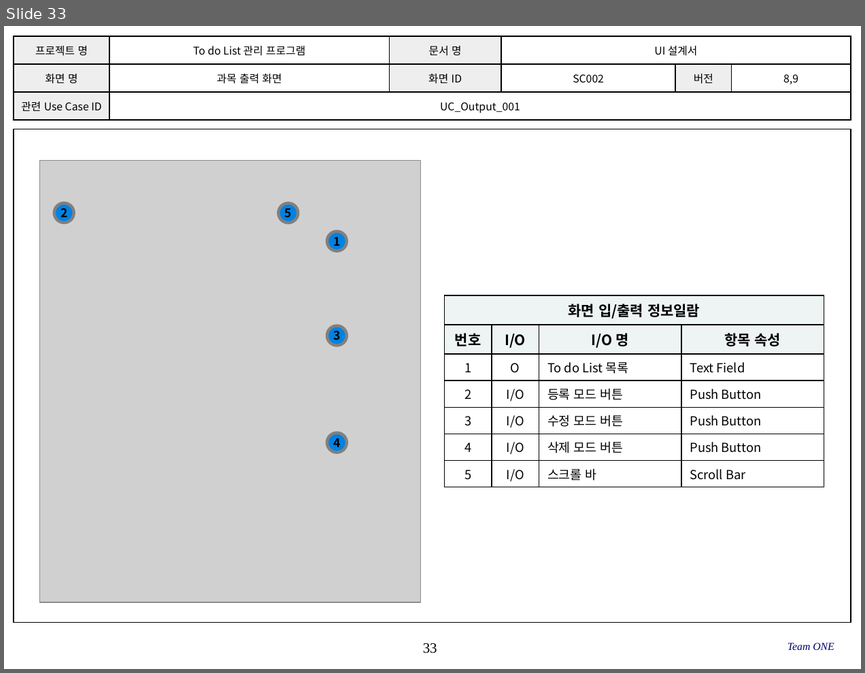
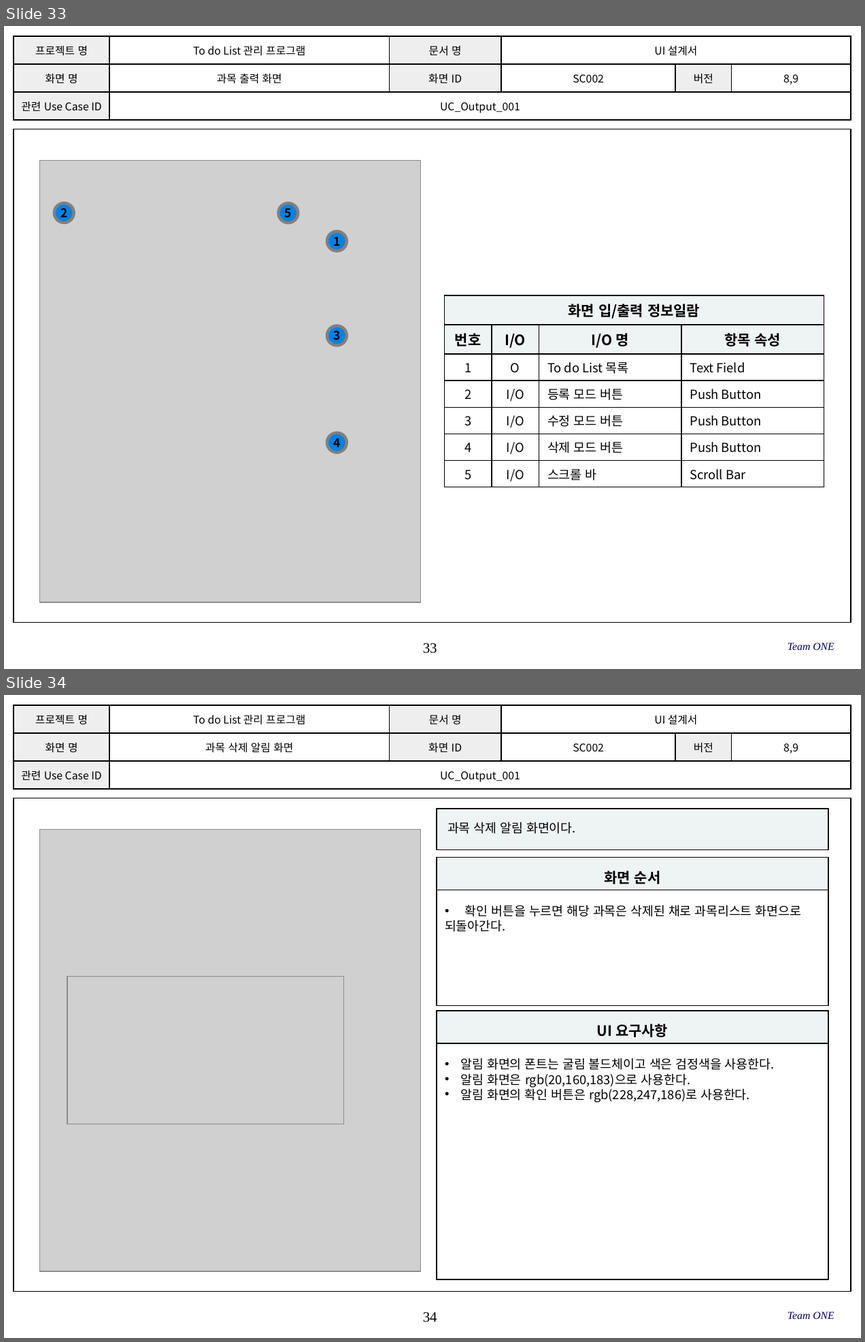
Before and after one commit to SMU-SE-Admin/18-1_1_ONE_Doc, a slide deck: 03 설계/UI 설계서_[1조]_[ONE].pptx. Shown one above the other, each under a label of ours: slide 33 before the commit, slides 33 and 34 after it. The pictures are 865x673 and 865x1342 pixels, drawn with LibreOffice and Linux fonts; fonts in the diff are those of the drawing; grey boxes stand for pictures; background and template pictures are left out. Boxes give left, top, right and bottom in pixels: in the first picture for what was removed or moved away, otherwise in the second. Text is boxed around its words. In the diff, an @@ line names an element or a change of style, - is before the commit and + after.

Commit message:
#1126 UI 설계서 작성
UI 설계서 최종본

```diff
--- a/03 설계/UI 설계서_[1조]_[ONE].pptx
+++ b/03 설계/UI 설계서_[1조]_[ONE].pptx
@@ slide 34 added at [4,695,861,1338], background #FFFFFF; not listed: 2 template elements that a slide beside it also shows @@
@@ table added at [14,705,850,790], 3 rows, 6 columns @@
+프로젝트 명 | To do List 관리 프로그램 | 문서 명 | UI 설계서 |  | 
+화면 명 | 과목 삭제 알림 화면 | 화면 ID | SC002 | 버전 | 8,9
+관련 Use Case ID | UC_Output_001 |  |  |  | 
@@ rectangle added at [436,808,829,849], fill #EEF4F4, outline #000000 1 pt, 10.5 pt, text #000000 @@
+과목 삭제 알림 화면이다.
@@ picture added at [39,830,420,1272] @@
@@ rectangle added at [436,857,829,889], fill #EEF4F4, outline #000000 1 pt, 12 pt, text #000000, bold @@
+화면 순서
@@ rectangle added at [436,889,829,1005], fill #FFFFFF, outline #000000 1 pt, 10.5 pt, text #000000 @@
+• 확인 버튼을 누르면 해당 과목은 삭제된 채로 과목리스트 화면으로
+되돌아간다.
@@ picture added at [67,976,344,1123] @@
@@ rectangle added at [436,1011,829,1043], fill #EEF4F4, outline #000000 1 pt, 12 pt, text #000000, bold @@
+UI 요구사항
@@ rectangle added at [436,1043,829,1279], fill #FFFFFF, outline #000000 1 pt, 10.5 pt, text #000000 @@
+• 알림 화면의 폰트는 굴림 볼드체이고 색은 검정색을 사용한다.
+• 알림 화면은 rgb(20,160,183)으로 사용한다.
+• 알림 화면의 확인 버튼은 rgb(228,247,186)로 사용한다.
@@ text added at [787,1311,834,1319], 9 pt, text #000066, italic @@
+Team ONE
```
Also in this commit, not shown: 2 slides changed, 1 other slide added.
